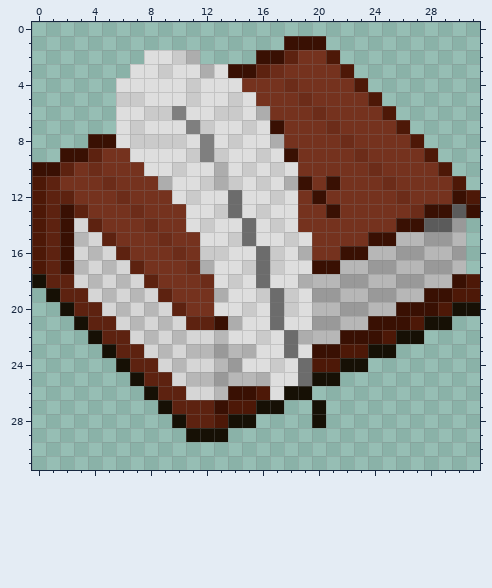
Edited in one commit: pixel-art sprite (textures/items/book_writable.png). This is how it looked before the edit.
The file is 32x32 pixels.
After:
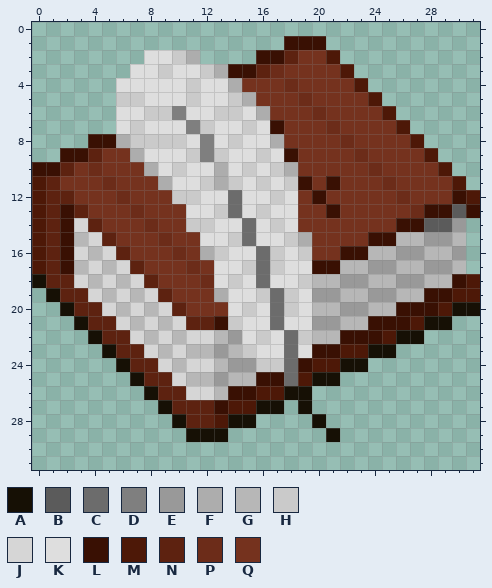
Palette (. is transparent): A #161005  B #5b5b5b  C #6c6c6c  D #7f7f7f  E #999999  F #adadad  G #b7b7b7  H #cacaca  J #d6d6d6  K #dedede  L #391003  M #4d1807  N #5d2210  P #6c2c19  Q #75321e
The exact change:
y 3: x 12..13 FK -> HF
y 4: x 14 K -> F
y 5: x 15 K -> F
y 8: x 6 K -> F
y 9: x 7 K -> F
y 10: x 8 K -> F; x 18 K -> F
y 11: x 18 F -> H
y 12: x 10 K -> H
y 14: x 11 K -> H
y 15: x 19 K -> F
y 16: x 12 H -> F; x 19 F -> H
y 17: x 12 F -> Q
y 18: x 19 F -> H
y 20: x 13 K -> Q
y 21: x 14 F -> H
y 22: x 14 K -> E; x 19 F -> H
y 23: x 15 F -> H
y 24: x 15..16 KK -> EH; x 18..19 KC -> CL
y 25: x 16..19 FKKC -> LLCM
y 26: x 17 K -> M
y 27: x 19..20 .A -> A.
y 29: x 21 . -> A
Where, in picture pixels (left, top, right, bottom), the same in both pictures:
changed: (200, 64, 256, 106)
changed: (116, 134, 340, 442)
